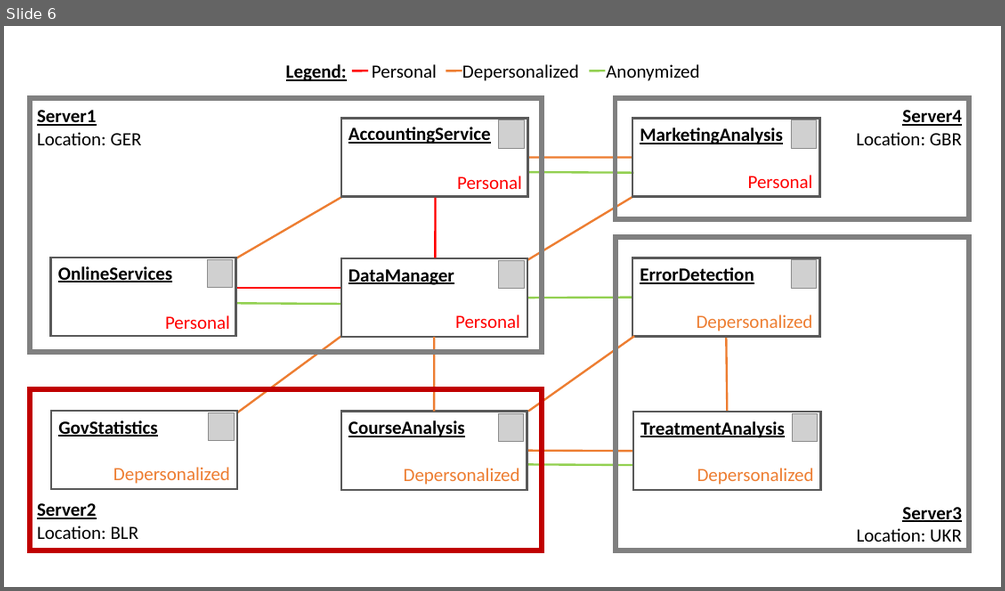
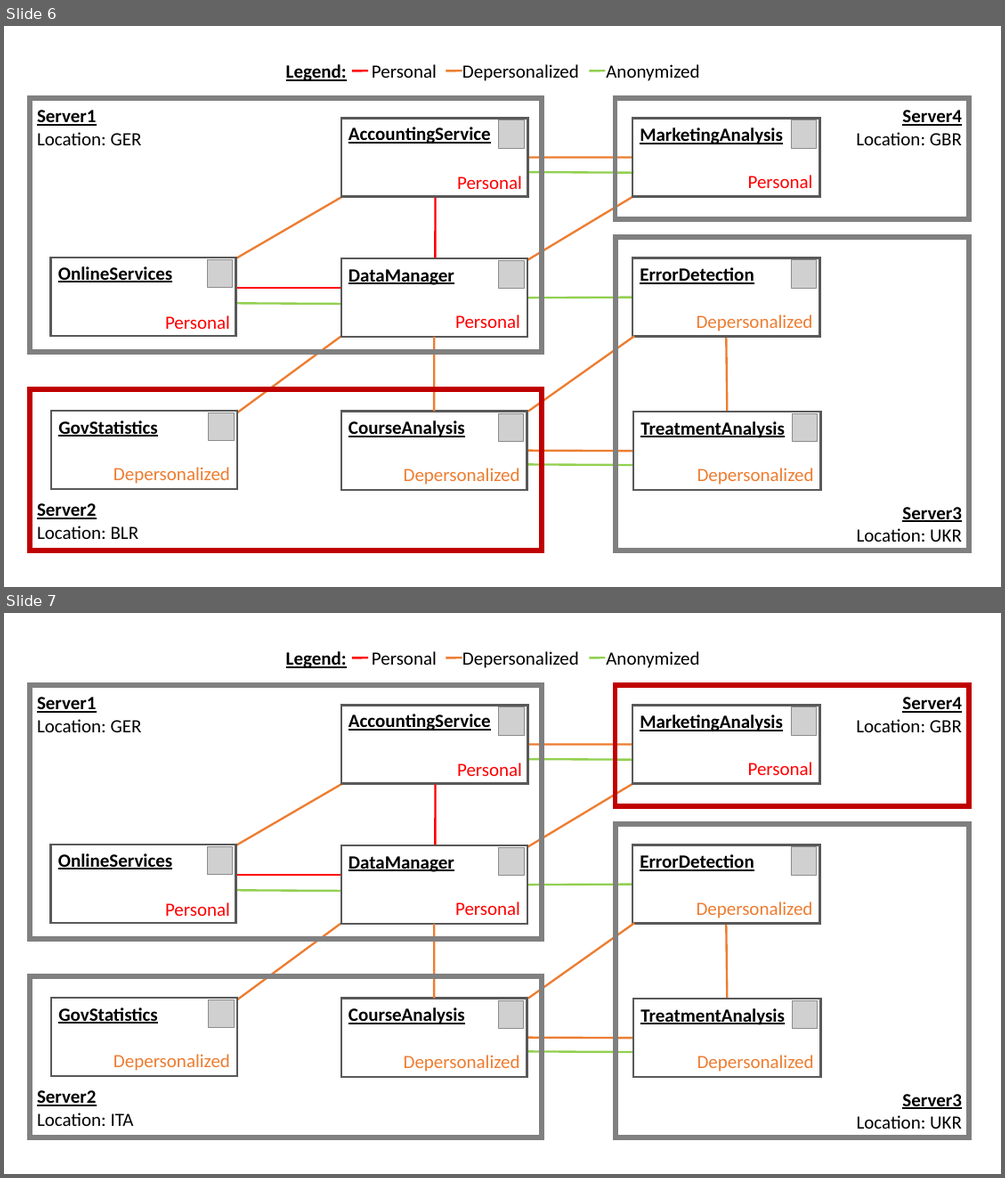
Before and after one commit to cocome-community-case-study/cocome-cloud-jee-privacy, a slide deck: Backup_MA/Ausarbeitung/graphs/medSystem.pptx. Shown one above the other, each under a label of ours: slide 6 before the commit, slides 6 and 7 after it. The pictures are 1005x591 and 1005x1178 pixels, drawn with LibreOffice and Linux fonts; fonts in the diff are those of the drawing; grey boxes stand for pictures. Boxes give left, top, right and bottom in pixels: in the first picture for what was removed or moved away, otherwise in the second. Text is boxed around its words. In the diff, an @@ line names an element or a change of style, - is before the commit and + after.

```diff
--- a/Backup_MA/Ausarbeitung/graphs/medSystem.pptx
+++ b/Backup_MA/Ausarbeitung/graphs/medSystem.pptx
@@ slide 7 added at bbox=[4, 613, 1001, 1174], background #FFFFFF @@
@@ group added at bbox=[286, 651, 699, 668]: 3 lines, 2 texts @@
+Personal Depersonalized Anonymized
+Legend:
@@ rectangle added at bbox=[30, 686, 542, 939], outline #808080 5 pt @@
@@ rectangle added at bbox=[615, 686, 970, 807], outline #C00000 5 pt @@
@@ text added at bbox=[37, 697, 142, 732], 18 pt, text #000000 @@
+Server1
+Location: GER
@@ text added at bbox=[856, 697, 962, 732], 18 pt, text #000000 @@
+Server4
+Location: GBR
@@ line added from (527, 745) to (633, 745), #ED7D31 2 pt @@
@@ group added at bbox=[341, 705, 528, 784]: 2 texts, 1 rectangle, 1 picture @@
+AccountingService
+Personal
@@ line added from (527, 759) to (633, 760), #92D050 2 pt @@
@@ group added at bbox=[633, 705, 821, 784]: 2 texts, 1 rectangle, 1 picture @@
+MarketingAnalysis
+Personal
@@ line added from (235, 845) to (342, 784), #ED7D31 2 pt @@
@@ line added from (436, 784) to (436, 844), #FF0000 2 pt @@
@@ line added from (527, 847) to (634, 783), #ED7D31 2 pt @@
@@ rectangle added at bbox=[615, 824, 970, 1137], outline #808080 5 pt @@
@@ line added from (235, 875) to (341, 875), #FF0000 2 pt @@
@@ group added at bbox=[51, 844, 235, 924]: 2 texts, 1 rectangle, 1 picture @@
+OnlineServices
+Personal
@@ line added from (235, 891) to (342, 891), #92D050 2 pt @@
@@ group added at bbox=[341, 845, 527, 925]: 2 texts, 1 rectangle, 1 picture @@
+DataManager
+Personal
@@ line added from (527, 884) to (633, 884), #92D050 2 pt @@
@@ group added at bbox=[633, 844, 821, 924]: 2 texts, 1 rectangle, 1 picture @@
+ErrorDetection
+Depersonalized
@@ line added from (237, 999) to (341, 924), #ED7D31 2 pt @@
@@ line added from (434, 998) to (434, 925), #ED7D31 2 pt @@
@@ line added from (528, 998) to (634, 924), #ED7D31 2 pt @@
@@ line added from (727, 999) to (727, 924), #ED7D31 2 pt @@
@@ rectangle added at bbox=[30, 976, 542, 1137], outline #808080 5 pt @@
@@ line added from (527, 1037) to (633, 1038), #ED7D31 2 pt @@
@@ group added at bbox=[51, 997, 237, 1076]: 2 texts, 1 rectangle, 1 picture @@
+GovStatistics
+Depersonalized
@@ group added at bbox=[341, 998, 527, 1077]: 2 texts, 1 rectangle, 1 picture @@
+CourseAnalysis
+Depersonalized
@@ line added from (527, 1051) to (634, 1052), #92D050 2 pt @@
@@ group added at bbox=[633, 999, 821, 1078]: 2 texts, 1 rectangle, 1 picture @@
+TreatmentAnalysis
+Depersonalized
@@ text added at bbox=[37, 1090, 134, 1126], 18 pt, text #000000 @@
+Server2
+Location: ITA
@@ text added at bbox=[857, 1094, 962, 1128], 18 pt, text #000000 @@
+Server3
+Location: UKR
```
Also in this commit, not shown: 15 other files.
